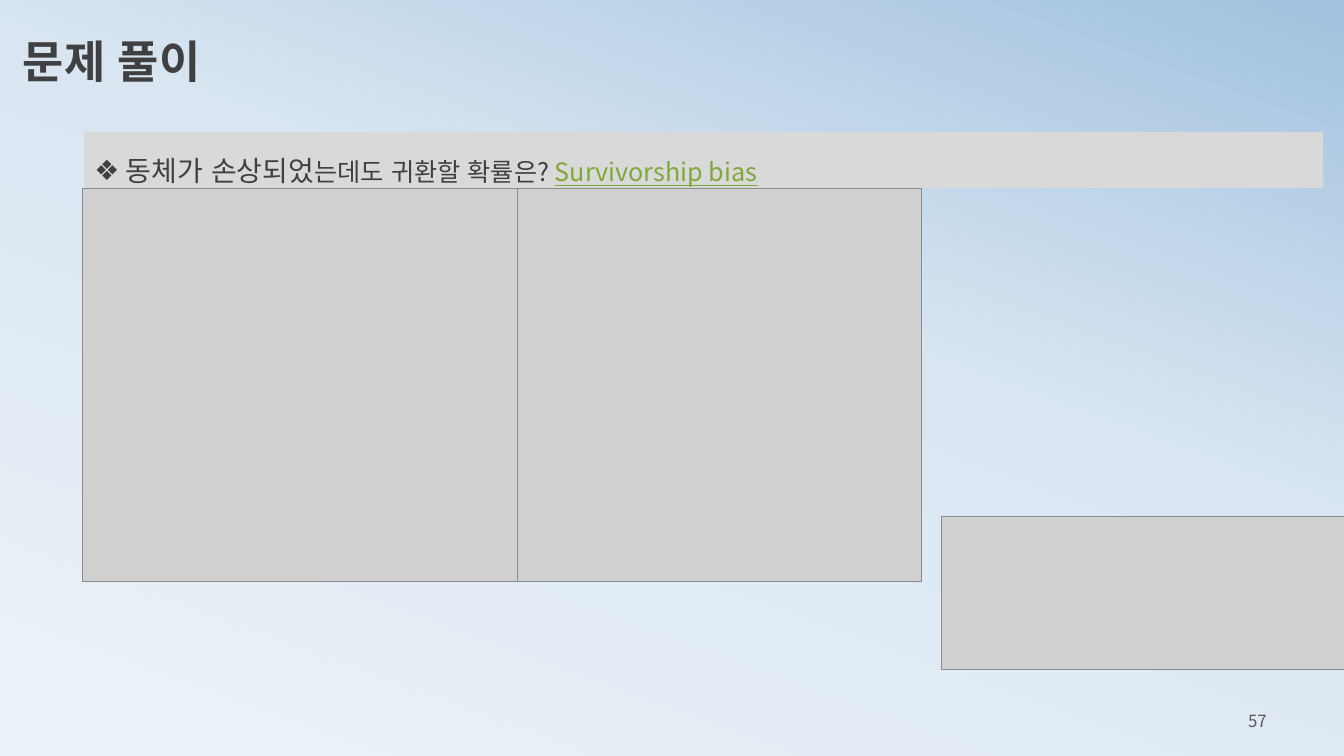
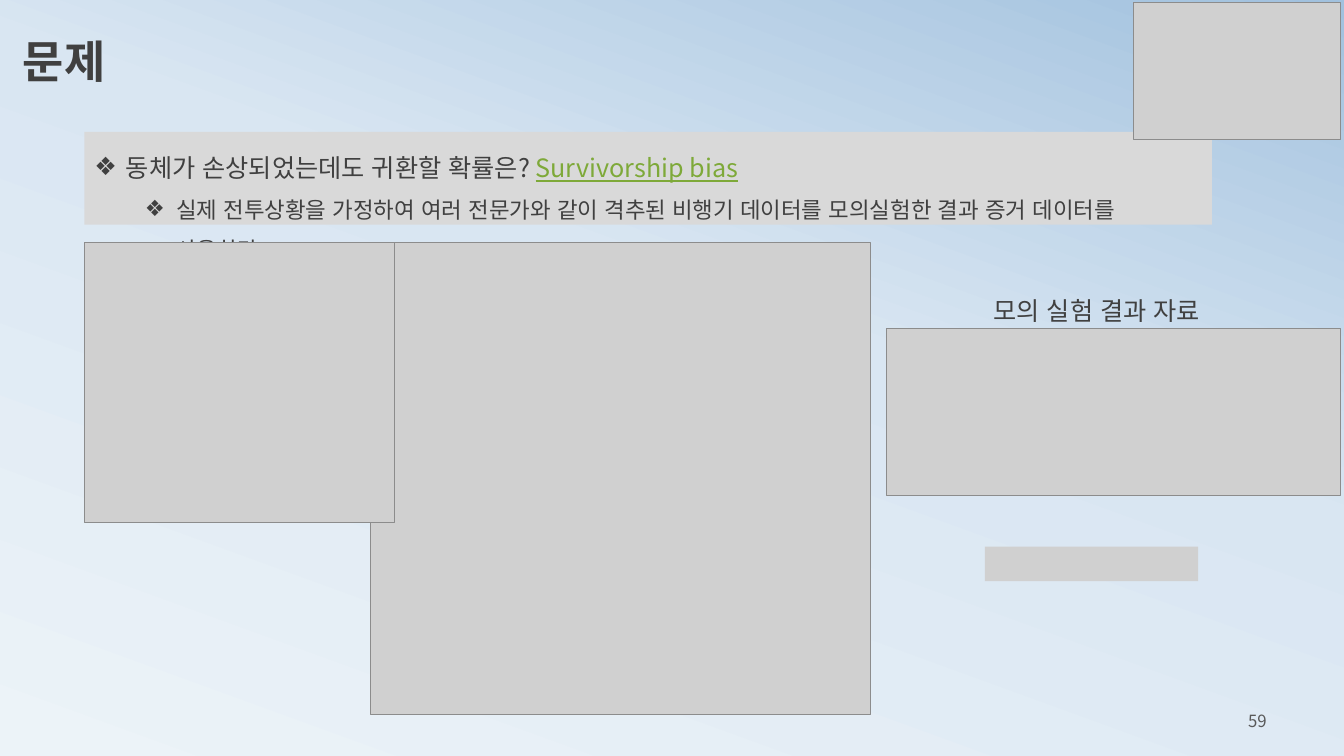
Before and after one commit to ancestor9/mathematics-for-machine-learning, a slide deck: slide 59 of 3_probability theory for machine learning.pptx (slide 57 before the commit). Drawn at 1344x756 pixels with LibreOffice and Linux fonts; fonts in the diff are those of the drawing; grey boxes stand for pictures. Boxes give left, top, right and bottom in pixels: in the first picture for what was removed or moved away, otherwise in the second. Text is boxed around its words. In the diff, an @@ line names an element or a change of style, - is before the commit and + after.

```diff
--- a/3_probability theory for machine learning.pptx
+++ b/3_probability theory for machine learning.pptx
@@ picture added at bbox=[1133, 3, 1340, 140] @@
@@ text at bbox=[23, 40, 105, 82]: text changed @@
-문제 풀이
+문제
@@ rectangle "동체가 손상되었는데도 귀환할 확률은? Survivorship ...": place and size @@
-rectangle "동체가 손상되었는데도 귀환할 확률은? Survivorship ..." at bbox=[85, 132, 1323, 189]
+rectangle "동체가 손상되었는데도 귀환할 확률은? Survivorship ..." at bbox=[85, 132, 1212, 225]
@@ text in rectangle at bbox=[126, 156, 738, 183]: size 20 to 18 pt in "동체가 손상되었는데도" @@
@@ text in rectangle at bbox=[176, 199, 1115, 220]: paragraph added @@
+  ❖ 실제 전투상황을 가정하여 여러 전문가와 같이 격추된 비행기 데이터를 모의실험한 결과 증거 데이터를 사용하라
@@ picture: place and size @@
-picture at bbox=[83, 189, 517, 581]
+picture at bbox=[84, 243, 393, 523]
@@ picture: place and size @@
-picture at bbox=[505, 189, 922, 581]
+picture at bbox=[370, 243, 870, 715]
@@ text added at bbox=[993, 299, 1200, 322], 18 pt, text #404040 @@
+모의 실험 결과 자료
@@ picture: place and size @@
-picture at bbox=[942, 516, 1344, 669]
+picture at bbox=[886, 329, 1340, 496]
@@ picture added at bbox=[985, 546, 1198, 581] @@
@@ page number at bbox=[1248, 714, 1267, 727]: text changed @@
-57
+59
```
Also in this commit, not shown: 28 other slides changed, 5 slides added, 3 slides removed.
